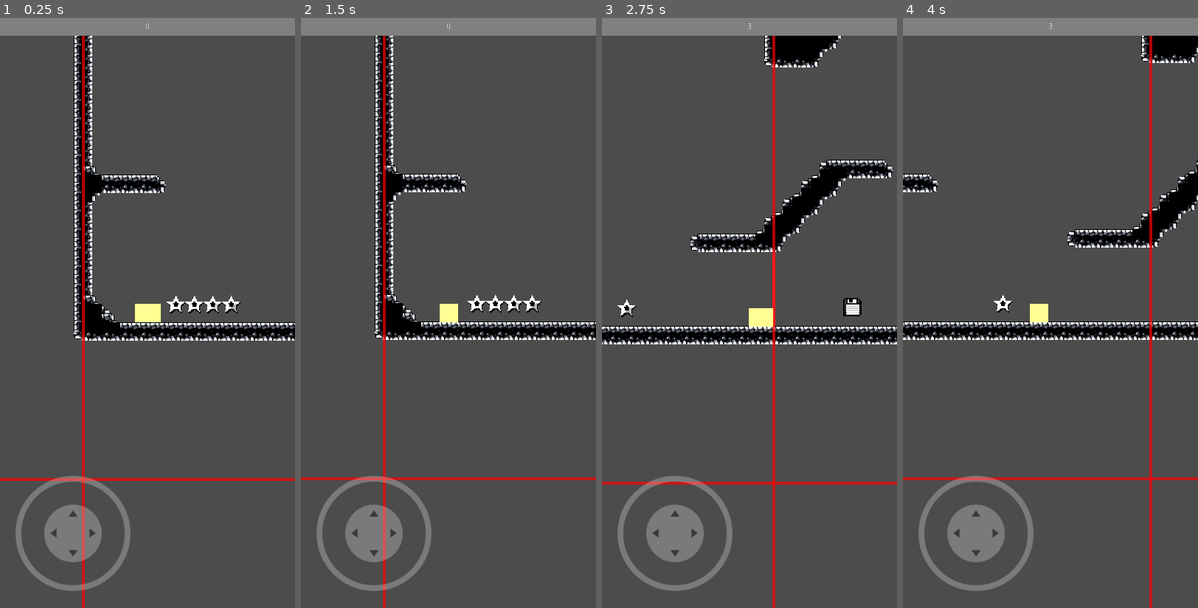
Above: before the commit, frames 1-4 (left to right).
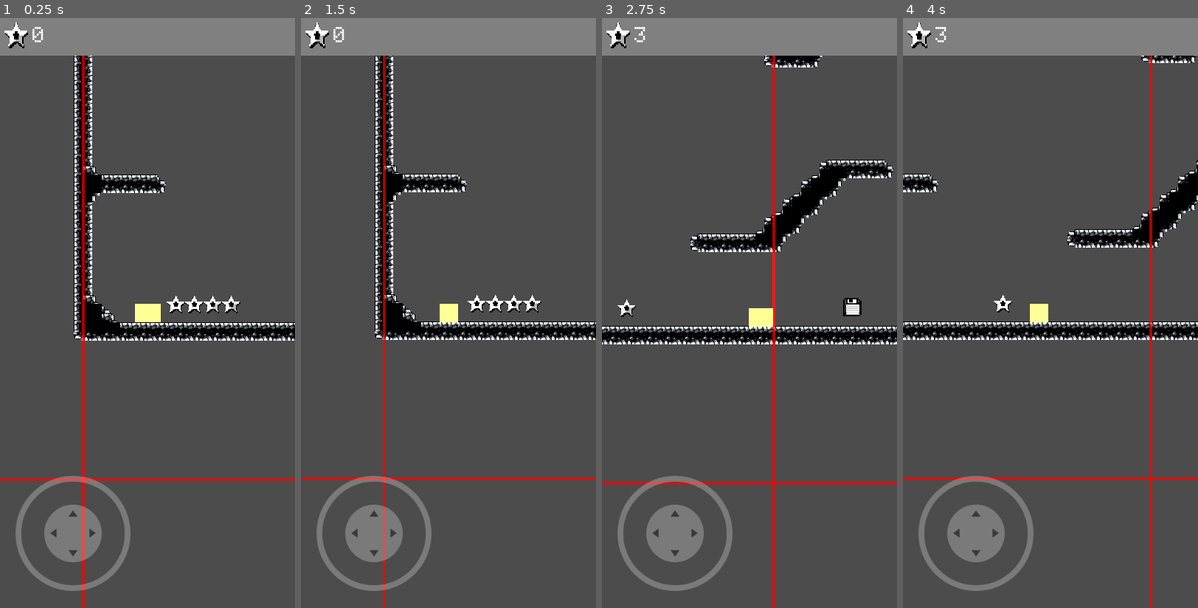
Above: after the commit, the same moments.

Repository: alexkorep-games/gg-quest
Game: Godot game, scene res://scenes/main_screen/main_scree.tscn
Two runs of this game, one before a commit and one after it. Both use one fixed random seed, a clock stepped at 60 frames per second and the inputs below.
Inputs (mouse positions are in pixels of both pictures, inside the frame that each line leads up to):
- Up to frame 1 (0.25 s): no input
- Up to frame 2 (1.5 s): click "New game" at 0.5 s; click "New game" at 1.25 s
- Up to frame 3 (2.75 s): tap Enter at 2 s; move the mouse to (814, 283) at 2.02 s; hold Right (ui_right) from 2.03 s (still down); click (814, 283) at 2.17 s; tap Up (jump) at 2.27 s
- Up to frame 4 (4 s): release Right (ui_right) at 2.75 s; drag from (991, 342) to (1153, 307) at 2.77 s; tap Space at 3.5 s; move the mouse to (1080, 183) at 3.52 s; hold Left (ui_left) from 3.53 s (still down)

The runs differ from the first frame. In frame 1, 3.5% of the frame differs, in the area x 0-100%, y 0-7%; in frame 2, 3.5%; in frame 3, 3.5%; in frame 4, 3.5%.

Commit message:
Add HUD with the coins

Diff:
--- a/src/scenes/hud/hud.tscn
+++ b/src/scenes/hud/hud.tscn
@@ -1,6 +1,15 @@
-[gd_scene load_steps=2 format=2]
+[gd_scene load_steps=6 format=2]
 
 [ext_resource path="res://scenes/hud/hud.gd" type="Script" id=1]
+[ext_resource path="res://assets/coins/coin01.png" type="Texture" id=2]
+[ext_resource path="res://assets/fonts/apple-ii-screen-typeface-font/AppleIiScreenTypeface-2aP3.ttf" type="DynamicFontData" id=3]
+
+[sub_resource type="DynamicFont" id=1]
+size = 40
+font_data = ExtResource( 3 )
+
+[sub_resource type="Theme" id=2]
+Label/fonts/font = SubResource( 1 )
 
 [node name="HUD" type="Control"]
 anchor_right = 1.0
@@ -9,17 +18,35 @@
 
 [node name="ColorRect" type="ColorRect" parent="."]
 anchor_right = 1.0
-margin_bottom = 32.0001
+margin_bottom = 66.0
 grow_horizontal = 2
 grow_vertical = 2
 rect_min_size = Vector2( 256, 32 )
 rect_pivot_offset = Vector2( 128, 16 )
 color = Color( 0.501961, 0.501961, 0.501961, 1 )
 
-[node name="CoinsLabel" type="Label" parent="ColorRect"]
+[node name="MarginContainer" type="MarginContainer" parent="."]
+margin_left = 8.0
+margin_top = 8.0
+margin_right = -8.0
+margin_bottom = -8.0
+
+[node name="HBoxContainer" type="HBoxContainer" parent="MarginContainer"]
+margin_right = 70.0
+margin_bottom = 47.0
+
+[node name="TextureRect" type="TextureRect" parent="MarginContainer/HBoxContainer"]
+margin_right = 40.0
+margin_bottom = 47.0
+rect_min_size = Vector2( 40, 40 )
+texture = ExtResource( 2 )
+expand = true
+
+[node name="CoinsLabel" type="Label" parent="MarginContainer/HBoxContainer"]
 unique_name_in_owner = true
-anchor_right = 1.0
-anchor_bottom = 1.0
+margin_left = 44.0
+margin_right = 70.0
+margin_bottom = 47.0
+theme = SubResource( 2 )
 text = "0"
-align = 1
 valign = 1
Binary file added: src/assets/coins/coin01.png
Not shown, added: src/assets/coins/coin01.png.import
Binary file added: src/assets/fonts/apple-ii-screen-typeface-font/AppleIiScreenTypeface-2aP3.ttf
Not shown, added: src/assets/fonts/apple-ii-screen-typeface-font/info.txt
